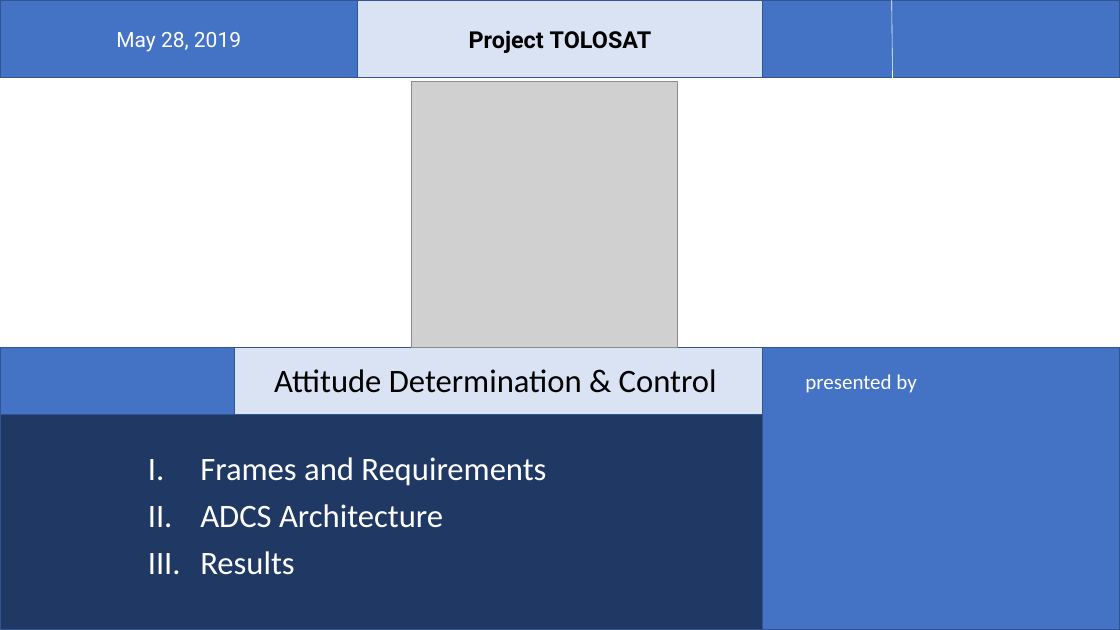
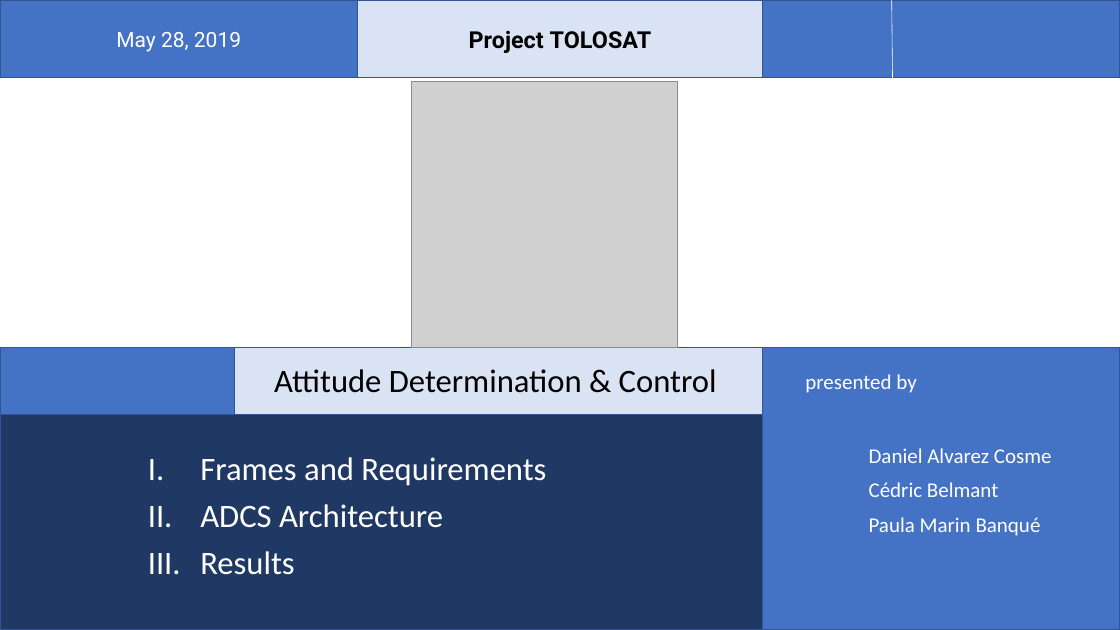
Before and after one commit to belmant/tolosat_systems_engineering, a slide deck: slide 1 of Files/ADCS.pptx. Drawn at 1120x630 pixels with LibreOffice and Linux fonts; fonts in the diff are those of the drawing; grey boxes stand for pictures; background and template pictures are left out. Boxes give left, top, right and bottom in pixels: in the first picture for what was removed or moved away, otherwise in the second. Text is boxed around its words. In the diff, an @@ line names an element or a change of style, - is before the commit and + after.

```diff
--- a/Files/ADCS.pptx
+++ b/Files/ADCS.pptx
@@ text added at bbox=[869, 448, 1052, 536], 18 pt, text #FFFFFF @@
+Daniel Alvarez Cosme
+Cédric Belmant
+Paula Marin Banqué
```
Also in this commit, not shown: 1 slide added, 2 other files.
